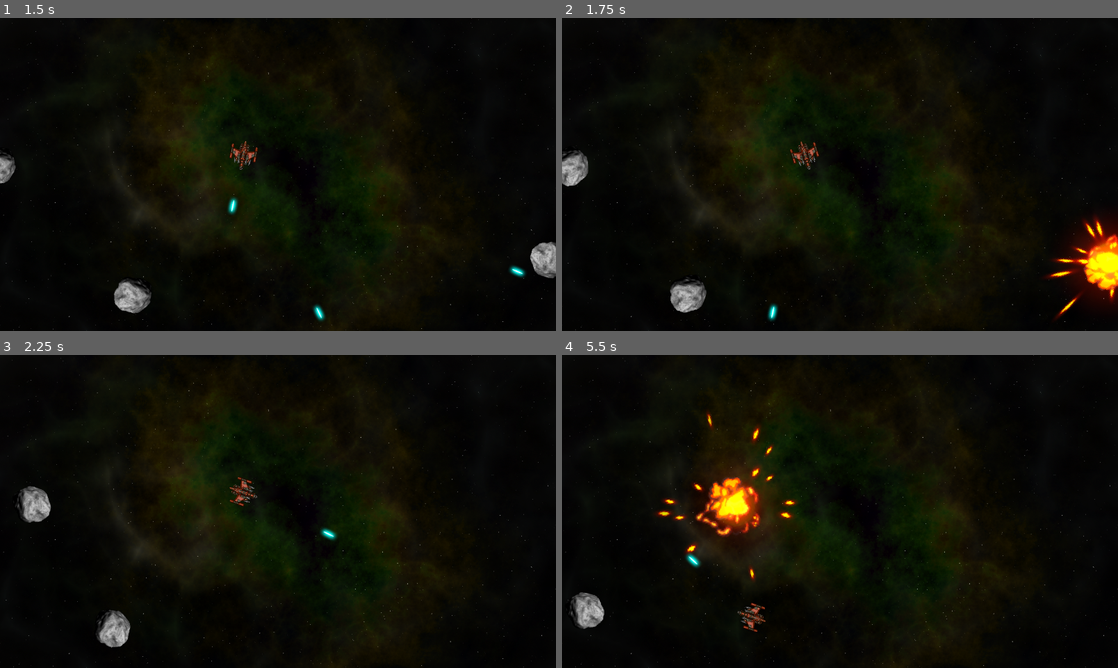
Above: before the commit, frames 1-4 (two rows, left to right).
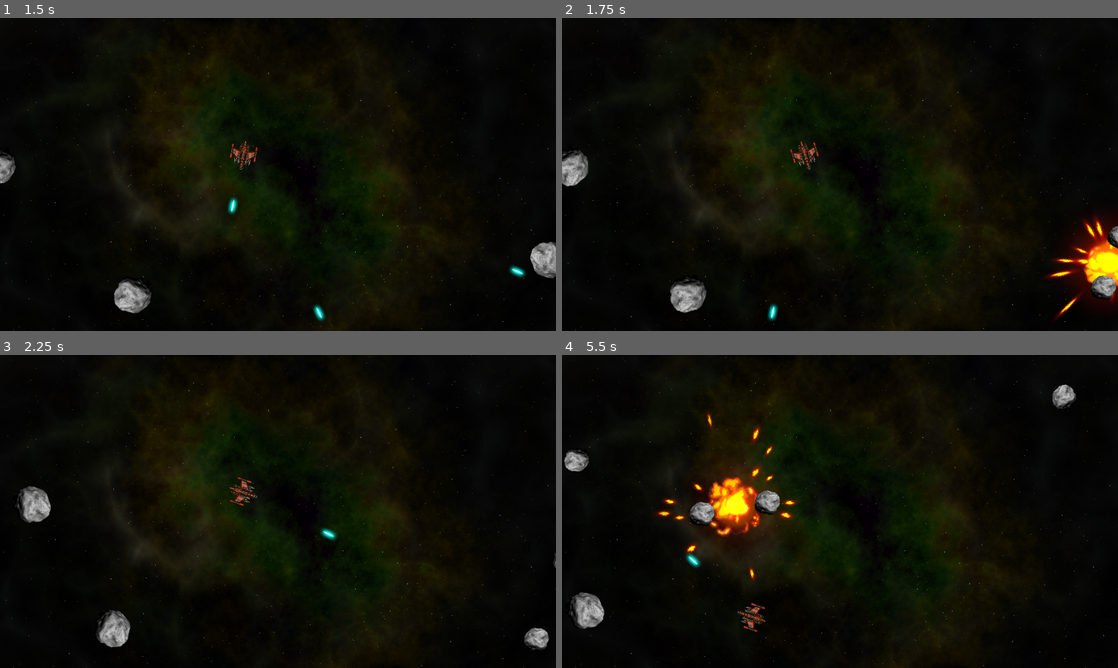
Above: after the commit, the same moments.

Repository: ulfben/space-rocks
Game: Godot game, scene res://main.tscn
Two runs of this game, one before a commit and one after it. Both use one fixed random seed, a clock stepped at 60 frames per second and the inputs below.
Inputs:
- Up to frame 1 (1.5 s): hold D (rotate_right) 0.53-1.28 s; hold Space (shoot) 0.53-1.28 s; hold A (rotate_left) from 1.28 s (still down); tap Space (shoot) at 1.35 s
- Up to frame 2 (1.75 s): keep holding A (rotate_left)
- Up to frame 3 (2.25 s): release A (rotate_left) at 2.03 s; hold D (rotate_right) from 2.03 s (still down); hold Space (shoot) from 2.03 s (still down)
- Up to frame 4 (5.5 s): release D (rotate_right) at 2.78 s; release Space (shoot) at 2.78 s; hold Up (thrust) 2.78-3.53 s; tap Space (shoot) at 2.85, 4.35 s; hold Space (shoot) 3.53-4.28 s; hold A (rotate_left) from 3.53 s (still down); hold Space (shoot) from 5.03 s (still down)

Frame 1 is identical in both runs. In frame 2, 0.4% of the frame differs, in the area x 95-100%, y 66-90%; in frame 3, 0.3%; in frame 4, 1.0%, in the area x 0-93%, y 9-55%.

Commit message:
exploding rocks spawn smaller rocks!

Diff:
--- a/main.gd
+++ b/main.gd
@@ -17,8 +17,14 @@
 	var r = rock_scene.instantiate()
 	r.screensize = screensize
 	r.start(pos, vel, size)
+	r.exploded.connect(self._on_rock_exploded)
 	call_deferred("add_child", r)
 
-# Called every frame. 'delta' is the elapsed time since the previous frame.
-func _process(delta: float) -> void:
-	pass
+func _on_rock_exploded(size, radius, pos, vel):
+	if size <= 1:
+		return
+	for offset in [-1, 1]:
+		var dir = $Player.position.direction_to(pos).orthogonal() * offset
+		var newpos = pos + dir * radius
+		var newvel = dir * vel.length() * 1.1
+		spawn_rock(size - 1, newpos, newvel)
